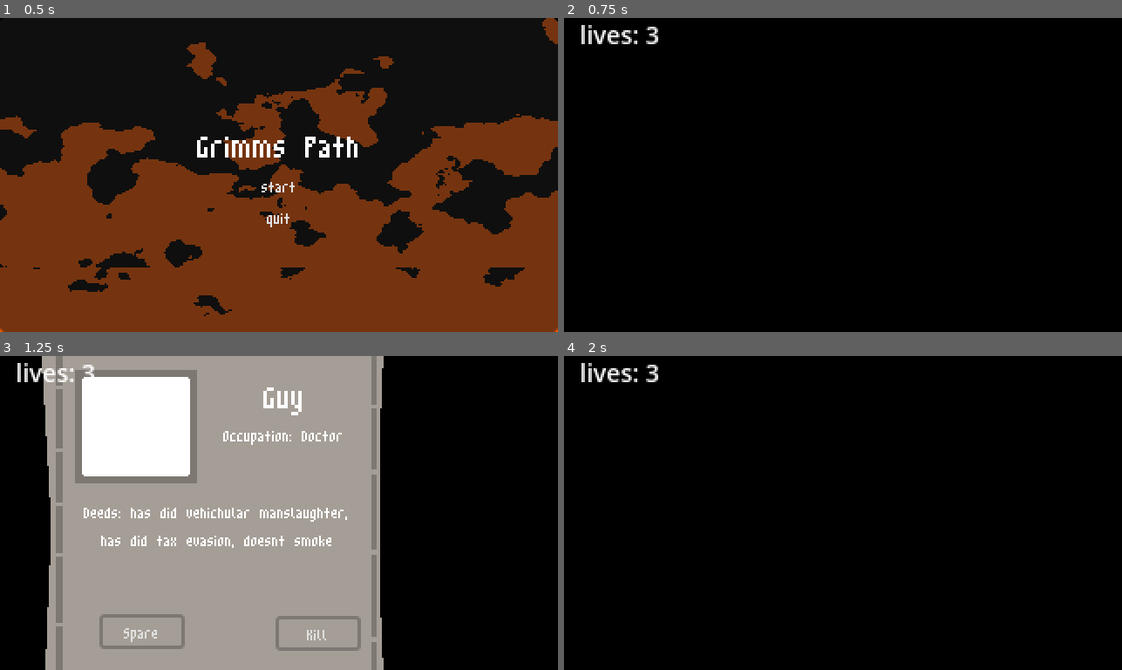
Above: before the commit, frames 1-4 (two rows, left to right).
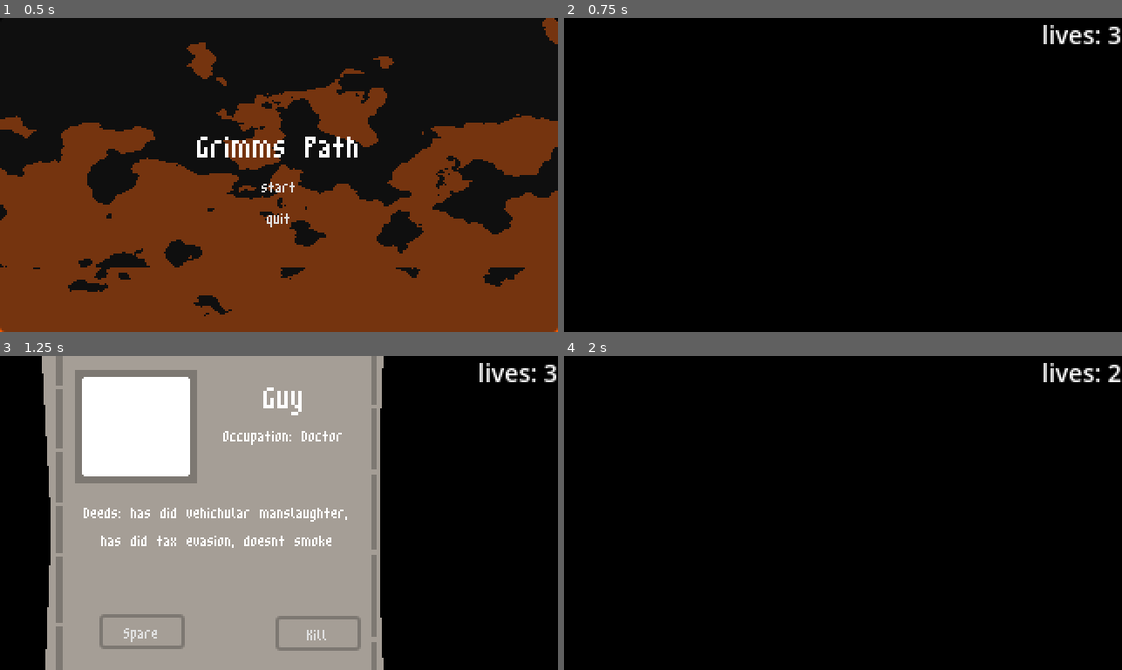
Above: after the commit, the same moments.

Repository: DTRGames/Grims-Pat
Game: Godot game, scene res://Scenes/MainMenu/main_menu.tscn
The game is run twice, just before and just after one commit, with the same random seed, the same clock (stepped at 60 frames per second) and the same inputs.
Inputs:
- Up to frame 1 (0.5 s): no input
- Up to frame 2 (0.75 s): click "start" at 0.5 s
- Up to frame 3 (1.25 s): no input
- Up to frame 4 (2 s): click "Spare" at 1.25 s

Frame 1 is identical in both runs. In frame 2, 0.7% of the frame differs, in the area x 3-100%, y 2-9%; in frame 3, 0.7%; in frame 4, 0.7%.

Commit message:
changed the lose life system added a background to the pause menu

Diff:
--- a/Globals/game_events.gd
+++ b/Globals/game_events.gd
@@ -1,5 +1,6 @@
 extends Node
 
 signal leave
+signal lose_life
 
 var on_screen : float
--- a/Scenes/Levels/control.gd
+++ b/Scenes/Levels/control.gd
@@ -11,12 +11,12 @@
 
 # List of deeds with values
 var deed_list = {
-	"has did shoplifting": -2,"stole a banana": -1, "was a victim of magic, Apollo": -1, "has did vehichular manslaughter": -5,
+	"has did shoplifting": -2,"stole a banana": -1, "was a victim of magic, Apollo": -1, "has did vehichular manslaughter": -7,
 	"Killed a very big moth": 2, "doesnt smoke": 3, "doesnt drink" : 2, "drug addict": -2, "a very happy fella": 1,
 	"has did tax evasion": -2, "PISSED ON THE MOON": -2, "cyberbullied steve jobs": -2, "likes to walk and talk": 2,
 	"built an orphanage": 7, "saved a guy": 5, "filthy rich": -1, "nothing really matters to him": -2, "killed an eldritch god": -3,
 	"good boy :3": 2, "a very healthy fella": 4, "saved a bird": 3, "pays his taxes": 2,"is the child of light" : 2, "could never do wrong": 2,
-	"solved the fnaf lore": 2, "hes got a cool hat": 1, "weed eater": 2, "put some dirt in your eyes": 0
+	"solved the fnaf lore": 2, "hes got a cool hat": 1, "weed eater": 2, "put some dirt in your eyes": -1
 }
 
 # deeds dictionary
@@ -103,6 +103,7 @@
 	wrong_choice = is_criminal(current_deed_id)
 	if wrong_choice:
 		print("Wrong person! This person is innocent.")
+		GameEvents.lose_life.emit()
 	else:
 		print("Correct! Score: ")
 		GameEvents.on_screen += 1
@@ -122,6 +123,7 @@
 		GameEvents.on_screen += 1
 	else:
 		print("Wrong person! This person is innocent.")
+		GameEvents.lose_life.emit()
 
 	animation_player.play("Out")
 	await animation_player.animation_finished
@@ -132,4 +134,4 @@
 	on_pressed()
 
 func _on_button_2_pressed():
-	on_pressed()
+	on_pressed2()
--- a/Scenes/Levels/world.gd
+++ b/Scenes/Levels/world.gd
@@ -11,16 +11,10 @@
 
 func _ready():
 	GameEvents.leave.connect(on_leave)
+	GameEvents.lose_life.connect(lose_life)
 	last_spawned_id = control.current_deed_id
 
 func on_leave():
-	if control.wrong_choice:
-		lives -= 1
-		$CanvasLayer/Lives/Label.text = "lives: " + str(lives)
-		if lives == 0:
-			$CanvasLayer/GameOver.visible = true
-			$CanvasLayer/GameOver/AnimationPlayer.play(&"In")
-			return
 	var ins = instance.instantiate()
 	control = ins
 
@@ -32,3 +26,11 @@
 
 func _on_animation_player_animation_finished(anim_name: StringName) -> void:
 	get_tree().change_scene_to_file("res://Scenes/MainMenu/main_menu.tscn")
+
+func lose_life():
+	lives -= 1
+	$CanvasLayer/Lives/Label.text = "lives: " + str(lives)
+	if lives == 0:
+		$CanvasLayer/GameOver.visible = true
+		$CanvasLayer/GameOver/AnimationPlayer.play(&"In")
+		return
--- a/Scenes/Levels/world.tscn
+++ b/Scenes/Levels/world.tscn
@@ -104,8 +104,8 @@
 anchors_preset = 5
 anchor_left = 0.5
 anchor_right = 0.5
-offset_left = -32.0
-offset_right = 8.0
+offset_left = 230.0
+offset_right = 276.0
 offset_bottom = 23.0
 grow_horizontal = 2
 theme_override_font_sizes/font_size = 14
@@ -167,6 +167,15 @@
 grow_vertical = 2
 script = ExtResource("3_55f3v")
 
+[node name="ColorRect" type="ColorRect" parent="CanvasLayer/PauseMenu"]
+layout_mode = 1
+anchors_preset = 15
+anchor_right = 1.0
+anchor_bottom = 1.0
+grow_horizontal = 2
+grow_vertical = 2
+color = Color(0, 0, 0, 0.411765)
+
 [node name="Panel" type="Panel" parent="CanvasLayer/PauseMenu"]
 custom_minimum_size = Vector2(109, 144)
 layout_mode = 1
